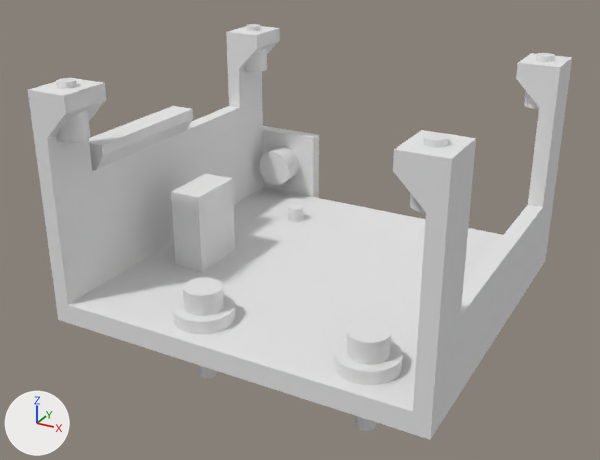
The Blender file 3D-models/Blender/arduino-box.blend as it was, and as the next commit left it.
One viewpoint serves both versions: a camera (50 mm lens) standing at (61.7, -132.9, 76.4) and looking at (-10.2, -2.1, 11.0). The lights are fixed; the arrows at lower left show +X, +Y and +Z.
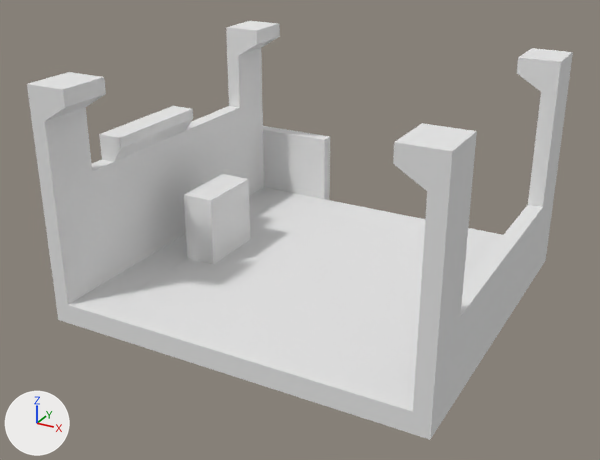
Commit message: Fix Arduino Case

Pixel boxes [x1, y1, x2, y2] of what changed, in the pictures (600 x 460 px; the box of a moved part takes in the faces that stretch with it):
'Cube', reshaped, modifiers changed
    before: [28, 26, 572, 440]
    after: [27, 21, 573, 440]
'Cylinder.003', hidden
    before: [346, 320, 391, 431]
'Cylinder.010', hidden
    before: [334, 339, 403, 385]
'Cylinder.004', hidden
    before: [183, 277, 224, 378]
'Cylinder.009', hidden
    before: [173, 294, 235, 334]
'Cylinder', hidden
    before: [259, 147, 299, 185]
'Cylinder.007', hidden
    before: [56, 78, 90, 142]
'Cylinder.008', no longer drawn
    before: [244, 24, 267, 72]
'Cylinder.006', hidden
    before: [410, 133, 449, 213]
'Cylinder.005', hidden
    before: [524, 53, 555, 109]
'Cylinder.002', hidden
    before: [288, 204, 303, 222]
part 1 of me_cube, moved or reshaped
    before: [28, 26, 572, 217]
    after: [27, 21, 573, 217]
part 2 of me_cube, moved or reshaped
    before: [30, 42, 558, 216]
    after: [30, 38, 558, 216]
part 3 of me_cube, moved or reshaped
    before: [89, 106, 193, 171]
    after: [92, 106, 193, 171]
part 4 of me_cube, moved or reshaped
    before: [99, 131, 319, 323]
    after: [99, 131, 330, 323]
part 5 of me_cylinder_012, moved or reshaped (not visible afterwards)
    before: [246, 24, 261, 31]
part 6 of me_cylinder_012, moved or reshaped (not visible afterwards)
    before: [244, 49, 267, 72]
part 7 of me_cylinder_011, moved or reshaped (not visible afterwards)
    before: [56, 78, 77, 89]
part 8 of me_cylinder_011, moved or reshaped (not visible afterwards)
    before: [56, 111, 90, 142]
part 9 of me_cylinder_010, moved or reshaped (not visible afterwards)
    before: [424, 133, 449, 148]
part 10 of me_cylinder_010, moved or reshaped (not visible afterwards)
    before: [410, 194, 426, 213]
part 11 of me_cylinder_009, moved or reshaped (not visible afterwards)
    before: [537, 53, 555, 62]
part 12 of me_cylinder_009, moved or reshaped (not visible afterwards)
    before: [524, 91, 539, 109]

Patch to the scene script:
```diff
--- a/3D-models/Blender/arduino-box.blend.py
+++ b/3D-models/Blender/arduino-box.blend.py
@@ me_cube @@
 # used by ob_cube; location = (0.0, 0.0, 0.0); scale = (27.0, 35.0, 2.0)
-me_cube.from_pydata(...)  # 160 vertices, 158 faces; spans x -1.6..1.1, y -1.0..1.1, z -1.0..21.0
+me_cube.from_pydata(...)  # 160 vertices, 158 faces; spans x -1.6..1.1, y -1.0..1.1, z -1.0..21.5
+# me_cube part 1: 32 of the vertices in x -1.6..1.1, y -1.0..1.0, z 17.0..21.0 are moved by (0.0, 0.0, 0.5)
+# me_cube part 2: 8 of the vertices in x -1.5..1.0, y -1.0..1.0, z 17.0 are moved by (0.0, 0.0, 1.5)
+# me_cube part 3: 6 of the vertices in x -1.6..-1.4, y -0.7, z 12.5..15.0 are moved by (0.0, 0.1, 0.0)
+# me_cube part 4: 14 of 160 vertices moved; they spanned x -1.2..-1.0, y -0.3..1.1, z -1.0..9.0 and now span x -1.2..-0.9, y -0.2..1.1, z -1.0..8.5; mean shift (0.0, 0.1, -0.3); largest move (-1.0, 0.0, 9.0) -> (-1.0, 0.2, 8.0)
 me_cube.materials.append(mat_material)
@@ me_cylinder_012 @@
 me_cylinder_012.from_pydata(...)  # 128 vertices, 98 faces; spans x -1.82..1.82, y -1.82..1.82, z -5.0..1.67
 # used by ob_cylinder_008; location = (-40.0, 30.0, 40.5); scale = (1.65, 1.65, 1.5)
+# me_cylinder_012 part 5: all 32 vertices in x -1.0..1.0, y -1.0..1.0, z 1.67 are moved by (0.0, 0.0, 0.67)
+# me_cylinder_012 part 6: all 32 vertices in x -1.82..1.82, y -1.82..1.82, z -5.0 are moved by (0.0, 0.0, 1.33)
@@ me_cylinder_011 @@
 me_cylinder_011.from_pydata(...)  # 128 vertices, 98 faces; spans x -1.82..1.82, y -1.82..1.82, z -5.0..1.67
 # used by ob_cylinder_007; location = (-40.0, -30.0, 40.5); scale = (1.65, 1.65, 1.5)
+# me_cylinder_011 part 7: all 32 vertices in x -1.0..1.0, y -1.0..1.0, z 1.67 are moved by (0.0, 0.0, 0.67)
+# me_cylinder_011 part 8: all 32 vertices in x -1.82..1.82, y -1.82..1.82, z -5.0 are moved by (0.0, 0.0, 1.33)
@@ me_cylinder_010 @@
 me_cylinder_010.from_pydata(...)  # 128 vertices, 98 faces; spans x -1.82..1.82, y -1.82..1.82, z -5.0..1.67
 # used by ob_cylinder_006; location = (26.0, -30.0, 40.5); scale = (1.65, 1.65, 1.5)
+# me_cylinder_010 part 9: all 32 vertices in x -1.0..1.0, y -1.0..1.0, z 1.67 are moved by (0.0, 0.0, 0.67)
+# me_cylinder_010 part 10: all 32 vertices in x -1.82..1.82, y -1.82..1.82, z -5.0 are moved by (0.0, 0.0, 1.33)
@@ me_cylinder_009 @@
 me_cylinder_009.from_pydata(...)  # 128 vertices, 98 faces; spans x -1.82..1.82, y -1.82..1.82, z -5.0..1.67
 # used by ob_cylinder_005; location = (26.0, 30.0, 40.5); scale = (1.65, 1.65, 1.5)
+# me_cylinder_009 part 11: all 32 vertices in x -1.0..1.0, y -1.0..1.0, z 1.67 are moved by (0.0, 0.0, 0.67)
+# me_cylinder_009 part 12: all 32 vertices in x -1.82..1.82, y -1.82..1.82, z -5.0 are moved by (0.0, 0.0, 1.33)
@@ ob_cube @@
 _m = ob_cube.modifiers.new('Boolean', 'BOOLEAN')
-_m.operation = 'INTERSECT'
+_m.operation = 'UNION'
 _m.solver = 'FLOAT'
@@ ob_cylinder_007 @@
 ob_cylinder_007.scale = (1.65, 1.65, 1.5)
+ob_cylinder_007.hide_set(True)  # its collection is switched off
@@ ob_cylinder_006 @@
 ob_cylinder_006.scale = (1.65, 1.65, 1.5)
+ob_cylinder_006.hide_set(True)  # its collection is switched off
@@ ob_cylinder_005 @@
 ob_cylinder_005.scale = (1.65, 1.65, 1.5)
+ob_cylinder_005.hide_set(True)  # its collection is switched off
@@ ob_cylinder_004 @@
 ob_cylinder_004 = bpy.data.objects.new('Cylinder.004', me_cylinder_004)
-ob_cylinder_004.location = (-16.0, -27.0, -4.5)
+ob_cylinder_004.location = (-23.0, -27.0, -4.5)
 ob_cylinder_004.scale = (1.75, 1.75, 5.0)
+ob_cylinder_004.hide_set(True)  # its collection is switched off
@@ ob_cylinder_003 @@
 ob_cylinder_003 = bpy.data.objects.new('Cylinder.003', me_cylinder_003)
-ob_cylinder_003.location = (16.0, -27.0, -4.5)
+ob_cylinder_003.location = (9.0, -27.0, -4.5)
 ob_cylinder_003.scale = (1.75, 1.75, 5.0)
+ob_cylinder_003.hide_set(True)  # its collection is switched off
@@ ob_cylinder_002 @@
 ob_cylinder_002.scale = (1.75, 1.75, 5.0)
+ob_cylinder_002.hide_set(True)  # its collection is switched off
@@ ob_cylinder @@
 ob_cylinder = bpy.data.objects.new('Cylinder', me_cylinder)
-ob_cylinder.location = (-35.0, 35.0, 9.5)
+ob_cylinder.location = (-33.0, 35.0, 9.5)
 ob_cylinder.rotation_euler = (1.571, 0.0, 0.0)  # degrees (90, 0, 0)
-ob_cylinder.scale = (4.1, 4.1, 5.0)
+ob_cylinder.scale = (4.2, 4.2, 5.0)
+ob_cylinder.hide_set(True)  # its collection is switched off
@@ ob_cylinder_010 @@
 ob_cylinder_010 = bpy.data.objects.new('Cylinder.010', me_cylinder_014)
-ob_cylinder_010.location = (16.0, -27.0, 0.0)
+ob_cylinder_010.location = (9.0, -27.0, 0.0)
 ob_cylinder_010.scale = (5.5, 5.5, 1.0)
+ob_cylinder_010.hide_set(True)  # its collection is switched off
@@ ob_cylinder_009 @@
 ob_cylinder_009 = bpy.data.objects.new('Cylinder.009', me_cylinder_013)
-ob_cylinder_009.location = (-16.0, -27.0, 0.0)
+ob_cylinder_009.location = (-23.0, -27.0, 0.0)
 ob_cylinder_009.scale = (5.5, 5.5, 1.0)
+ob_cylinder_009.hide_set(True)  # its collection is switched off
```
